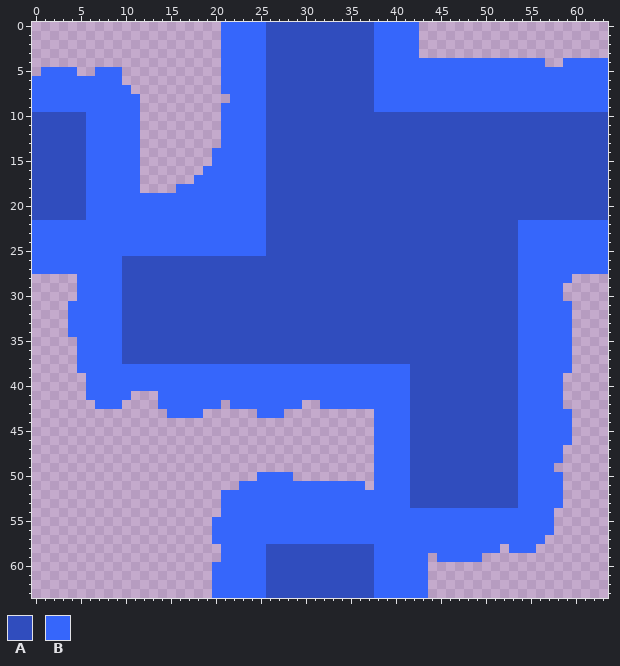
Pixel-art file -- Assets/_MagicGame/Content/_Visuals/Aseprite/TerrainTiles/WaterTiles/terr_tile_water.aseprite. Above: the version before the commit.
64x64 pixels, 1 frame.
Palette (. is transparent): A #304dbe  B #3666fb
After the commit:
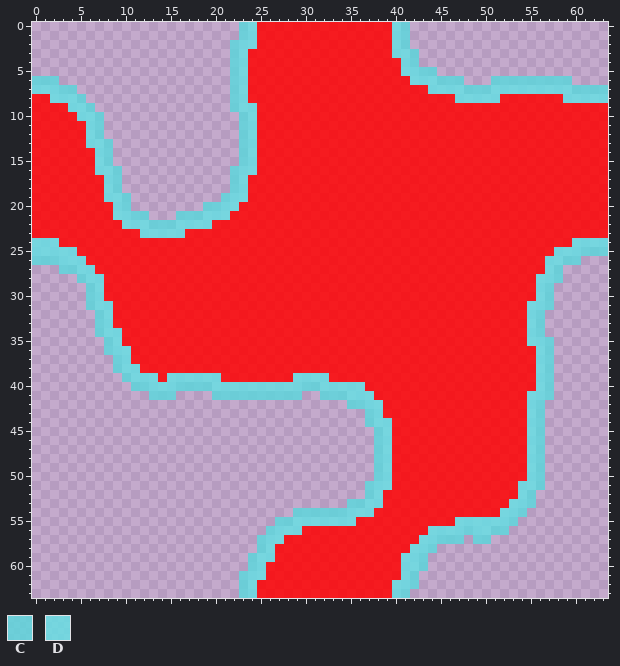
Colours new in this view: C #5dd6dbd7  D #67dee3d7
From the commit log: Grass sand and water good for now
Edits made:
layer "Water" opacity 84% added
layer "Layer 1" removed
colour A: #304dbe -> #ff0000d7
y 0..1: x 21..25 BBBBB -> ..CDA; x 38..42 BBBBB -> AADC.
y 2: x 21..25 BBBBB -> .CDDA; x 38..42 BBBBB -> AADC.
y 3: x 21..25 BBBBB -> .CDAA; x 38..42 BBBBB -> AADDC
y 4: x 21..25 BBBBB -> .CDAA; x 38..56 BBBBBBBBBBBBBBBBBBB -> AAADC..............; x 59..63 BBBBB -> .....
y 5: x 1..4 BBBB -> ....; x 7..9 BBB -> ...; x 21..25 BBBBB -> .CDAA; x 38..63 BBBBBBBBBBBBBBBBBBBBBBBBBB -> AAADDCC...................
y 6: x 0..9 BBBBBBBBBB -> CCC.......; x 21..25 BBBBB -> .CDAA; x 38..63 BBBBBBBBBBBBBBBBBBBBBBBBBB -> AAAADDDCCC...CCCCCCCCC....
y 7: x 0..10 BBBBBBBBBBB -> DDDCC......; x 21..25 BBBBB -> .CDAA; x 38..63 BBBBBBBBBBBBBBBBBBBBBBBBBB -> AAAAAADDDDCCCDDDDDDDDDCCCC
y 8: x 0..11 BBBBBBBBBBBB -> AADDDC......; x 22..25 BBBB -> CDAA; x 38..63 BBBBBBBBBBBBBBBBBBBBBBBBBB -> AAAAAAAAADDDDDAAAAAAADDDDD
y 9: x 0..11 BBBBBBBBBBBB -> AAAADDC.....; x 21..25 BBBBB -> .CDDA; x 38..63 BBBBBBBBBBBBBBBBBBBBBBBBBB -> AAAAAAAAAAAAAAAAAAAAAAAAAA
y 10: x 5..11 ABBBBBB -> DDC....; x 21..25 BBBBB -> ..CDA
y 11..12: x 6..11 BBBBBB -> DC....; x 21..25 BBBBB -> ..CDA
y 13: x 6..11 BBBBBB -> DDC...; x 21..25 BBBBB -> ..CDA
y 14..15: x 6..11 BBBBBB -> ADC...; x 20..25 BBBBBB -> ...CDA
y 16: x 6..11 BBBBBB -> ADDC..; x 19..25 BBBBBBB -> ...CDDA
y 17: x 6..11 BBBBBB -> AADC..; x 18..25 BBBBBBBB -> ....CDAA
y 18: x 6..11 BBBBBB -> AADC..; x 16..25 BBBBBBBBBB -> ......CDAA
y 19: x 6..25 BBBBBBBBBBBBBBBBBBBB -> AADDC..........CDDAA
y 20: x 6..25 BBBBBBBBBBBBBBBBBBBB -> AAADC........CCDDAAA
y 21: x 6..25 BBBBBBBBBBBBBBBBBBBB -> AAADDCC...CCCDDDAAAA
y 22: x 0..25 BBBBBBBBBBBBBBBBBBBBBBBBBB -> AAAAAAAAAADDDCCCDDDDAAAAAA; x 54..63 BBBBBBBBBB -> AAAAAAAAAA
y 23: x 0..25 BBBBBBBBBBBBBBBBBBBBBBBBBB -> AAAAAAAAAAAADDDDDAAAAAAAAA; x 54..63 BBBBBBBBBB -> AAAAAAAAAA
y 24: x 0..25 BBBBBBBBBBBBBBBBBBBBBBBBBB -> DDDAAAAAAAAAAAAAAAAAAAAAAA; x 54..63 BBBBBBBBBB -> AAAAAADDDD
y 25: x 0..25 BBBBBBBBBBBBBBBBBBBBBBBBBB -> DDDDDAAAAAAAAAAAAAAAAAAAAA; x 54..63 BBBBBBBBBB -> AAAADDDCCC
y 26: x 0..9 BBBBBBBBBB -> CCCDDDAAAA; x 54..63 BBBBBBBBBB -> AAADDCC...
y 27: x 0..9 BBBBBBBBBB -> ...CCDDAAA; x 54..63 BBBBBBBBBB -> AAADC.....
y 28: x 5..9 BBBBB -> CDDAA; x 54..59 BBBBBB -> AADDC.
y 29..30: x 5..9 BBBBB -> .CDAA; x 54..58 BBBBB -> AADC.
y 31: x 4..9 BBBBBB -> ..CDDA; x 54..59 BBBBBB -> ADDC..
y 32..33: x 4..9 BBBBBB -> ...CDA; x 54..59 BBBBBB -> ADC...
y 34: x 4..9 BBBBBB -> ...CDD; x 54..59 BBBBBB -> ADC...
y 35: x 5..9 BBBBB -> ...CD; x 54..59 BBBBBB -> ADDC..
y 36: x 5..10 BBBBBA -> ...CDD; x 54..59 BBBBBB -> AADC..
y 37: x 5..10 BBBBBA -> ....CD; x 54..59 BBBBBB -> AADC..
y 38: x 5..41 BBBBBBBBBBBBBBBBBBBBBBBBBBBBBBBBBBBBB -> ....CDDAAAAAAAAAAAAAAAAAAAAAAAAAAAAAA; x 54..59 BBBBBB -> AADC..
y 39: x 6..41 BBBBBBBBBBBBBBBBBBBBBBBBBBBBBBBBBBBB -> ....CDDDADDDDDDAAAAAAAADDDDAAAAAAAAA; x 54..58 BBBBB -> AADC.
y 40: x 6..41 BBBBBBBBBBBBBBBBBBBBBBBBBBBBBBBBBBBB -> .....CCDDDCCCCDDDDDDDDDDCCDDDDDAAAAA; x 54..58 BBBBB -> AADC.
y 41: x 6..10 BBBBB -> .....; x 13..41 .BBBBBBBBBBBBBBBBBBBBBBBBBBBB -> CCC....CCCCCCCCCC..CCCDDDAAAA; x 54..58 BBBBB -> ADDC.
y 42: x 7..9 BBB -> ...; x 14..20 BBBBBBB -> .......; x 22..29 BBBBBBBB -> ........; x 32..41 BBBBBBBBBB -> ...CCDDAAA; x 54..58 BBBBB -> ADC..
y 43: x 15..18 BBBB -> ....; x 25..27 BBB -> ...; x 37..41 .BBBB -> CDAAA; x 54..59 BBBBBB -> ADC...
y 44: x 37..41 .BBBB -> CDDAA; x 54..59 BBBBBB -> ADC...
y 45..46: x 38..41 BBBB -> CDAA; x 54..59 BBBBBB -> ADC...
y 47..48: x 38..41 BBBB -> CDAA; x 54..58 BBBBB -> ADC..
y 49: x 38..41 BBBB -> CDAA; x 54..57 BBBB -> ADC.
y 50: x 25..28 BBBB -> ....; x 38..41 BBBB -> CDAA; x 54..58 BBBBB -> ADC..
y 51: x 23..41 BBBBBBBBBBBBBB.BBBB -> ..............CDDAA; x 54..58 BBBBB -> DDC..
y 52: x 21..41 BBBBBBBBBBBBBBBBBBBBB -> ................CDAAA; x 54..58 BBBBB -> DC...
y 53: x 21..41 BBBBBBBBBBBBBBBBBBBBB -> ..............CCDDAAA; x 53..58 ABBBBB -> DDC...
y 54: x 21..57 BBBBBBBBBBBBBBBBBBBBBBBBBBBBBBBBBBBBB -> ........CCCCCCDDDAAAAAAAAAAAAAADDC...
y 55: x 20..57 BBBBBBBBBBBBBBBBBBBBBBBBBBBBBBBBBBBBBB -> .......CCDDDDDDDAAAAAAAAAAADDDDDDC....
y 56: x 20..57 BBBBBBBBBBBBBBBBBBBBBBBBBBBBBBBBBBBBBB -> ......CDDDAAAAAAAAAAAAAADDDDCDDCC.....
y 57: x 20..56 BBBBBBBBBBBBBBBBBBBBBBBBBBBBBBBBBBBBB -> .....CDDAAAAAAAAAAAAAAADDCCC.CC......
y 58: x 21..26 BBBBBA -> ....CD; x 38..51 BBBBBBBBBBBBBB -> AAAADDC.......; x 53..55 BBB -> ...
y 59: x 21..26 BBBBBA -> ...CDD; x 38..43 BBBBBB -> AAADDC; x 45..49 BBBBB -> .....
y 60: x 20..25 BBBBBB -> ....CD; x 38..43 BBBBBB -> AAADDC
y 61: x 20..25 BBBBBB -> ...CDD; x 38..43 BBBBBB -> AAADC.
y 62: x 20..25 BBBBBB -> ...CDA; x 38..43 BBBBBB -> AADDC.
y 63: x 20..25 BBBBBB -> ...CDA; x 38..43 BBBBBB -> AADC..
